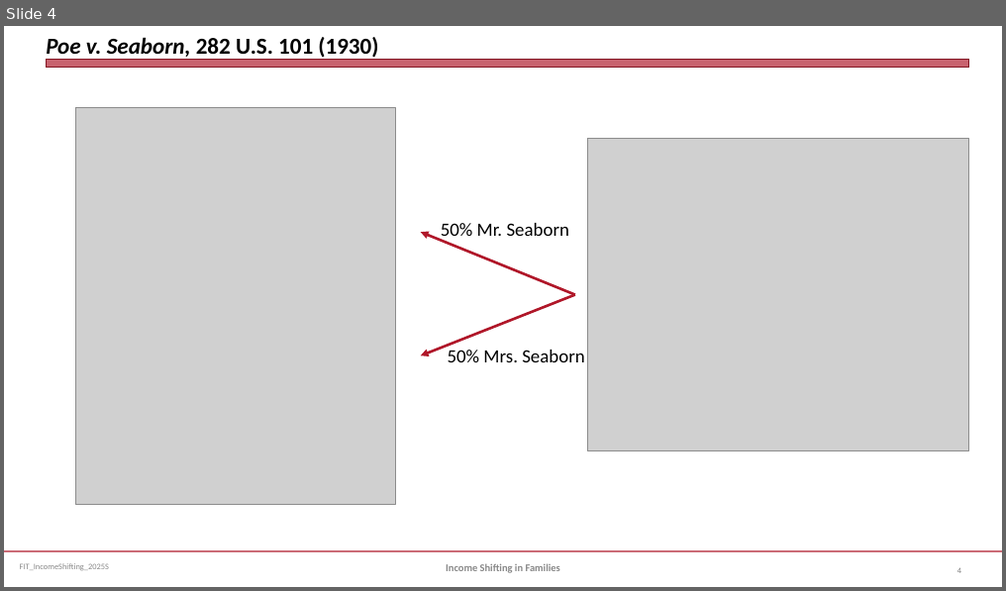
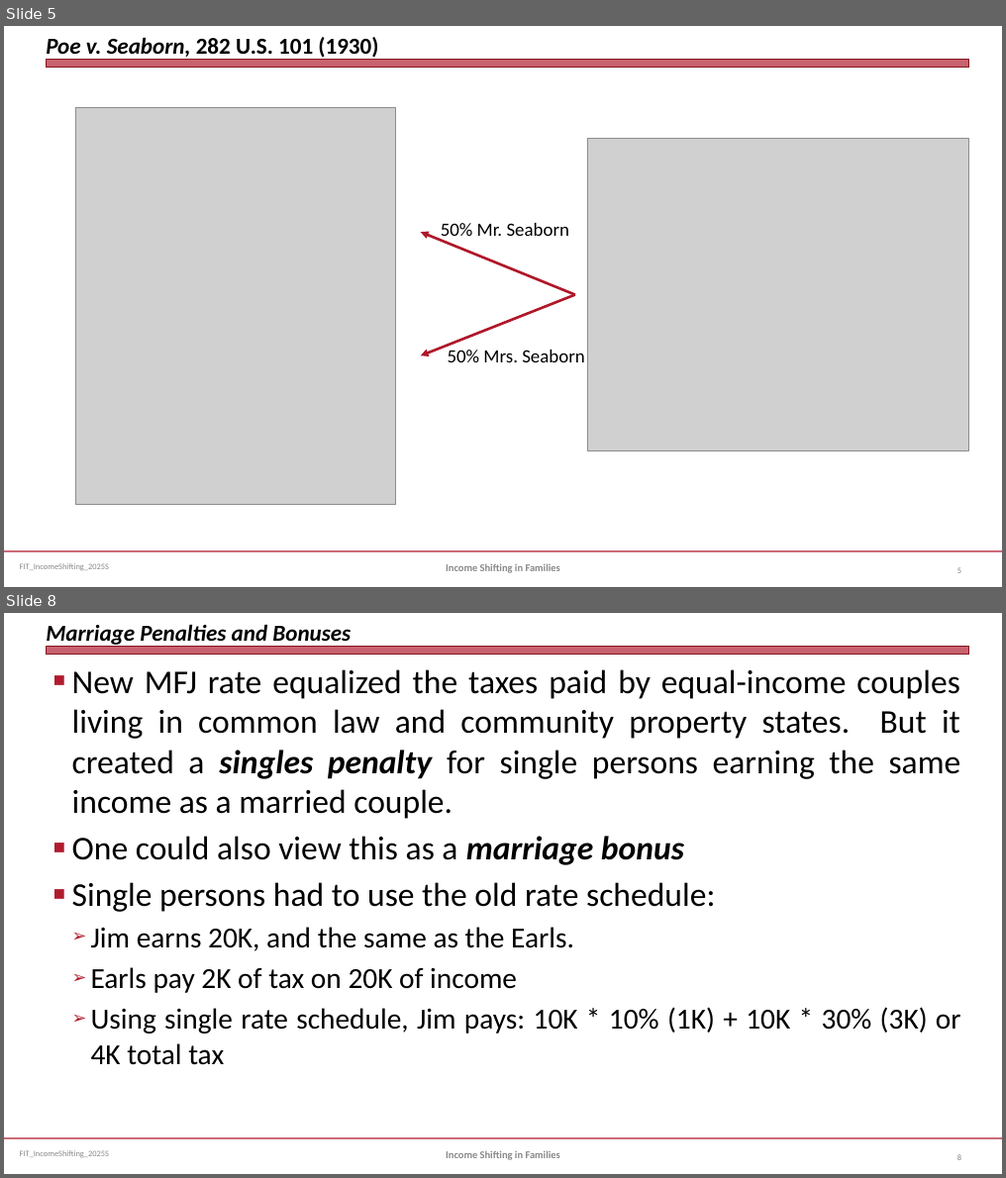
Before and after one commit to jmc877/Fed-Income-Tax, a slide deck: slides/FIT_IncomeShifting_2025S.pptx. Shown one above the other, each under a label of ours: slide 4 before the commit, slides 5 and 8 after it; the slides between them are not shown. The pictures are 1006x591 and 1006x1178 pixels, drawn with LibreOffice and Linux fonts; fonts in the diff are those of the drawing; grey boxes stand for pictures. Boxes give left, top, right and bottom in pixels: in the first picture for what was removed or moved away, otherwise in the second. Text is boxed around its words. In the diff, an @@ line names an element or a change of style, - is before the commit and + after.

```diff
--- a/slides/FIT_IncomeShifting_2025S.pptx
+++ b/slides/FIT_IncomeShifting_2025S.pptx
@@ slide 8 added at bbox=[4, 613, 1002, 1174], background #FFFFFF; not listed: 3 template elements that a slide beside it also shows @@
@@ title added at bbox=[46, 624, 350, 648], 22 pt, text #000000, bold, italic @@
+Marriage Penalties and Bonuses
@@ text added at bbox=[72, 669, 961, 1065], 32 pt, text #000000 @@
+■ New MFJ rate equalized the taxes paid by equal-income couples living in common law and community property states. But it created a singles penalty for single persons earning the same income as a married couple.
+■ One could also view this as a marriage bonus
+■ Single persons had to use the old rate schedule:
+  ➢ Jim earns 20K, and the same as the Earls.
+  ➢ Earls pay 2K of tax on 20K of income
+  ➢ Using single rate schedule, Jim pays: 10K * 10% (1K) + 10K * 30% (3K) or 4K total tax
@@ text added at bbox=[446, 1151, 560, 1160], 10 pt, text #898989, bold @@
+Income Shifting in Families
@@ page number added at bbox=[957, 1155, 961, 1160], 8 pt, text #808080 @@
+8
@@ what was slide 4 is now slide 5 @@
```
Also in this commit, not shown: 2 slides changed, 11 other slides added, 3 other files.
